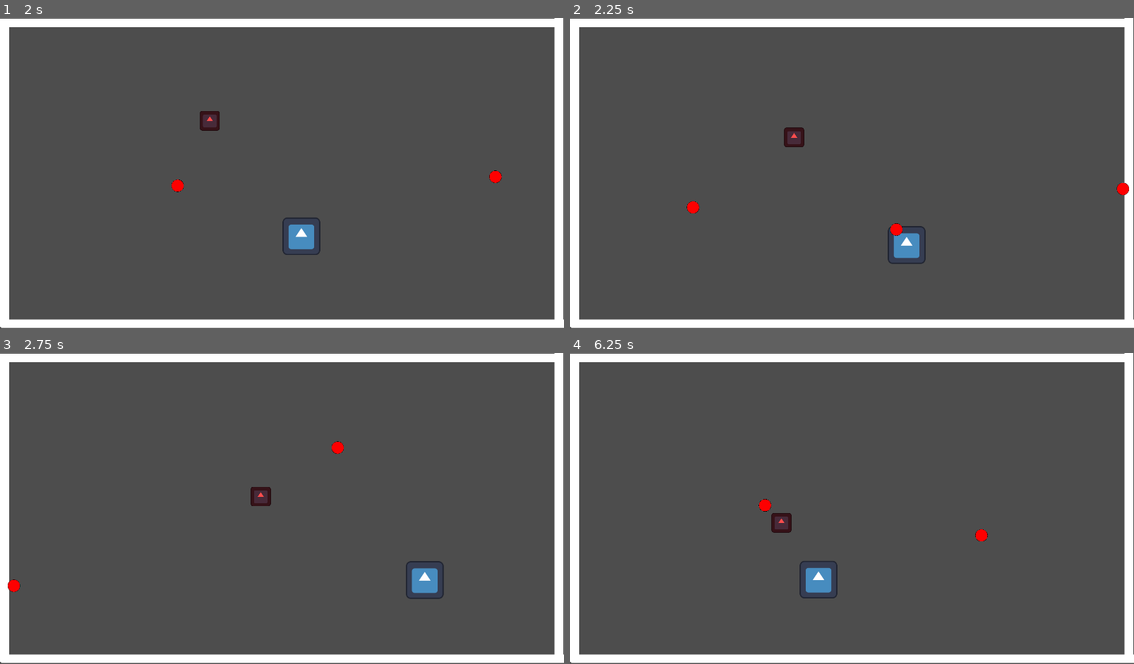
Above: before the commit, frames 1-4 (two rows, left to right).
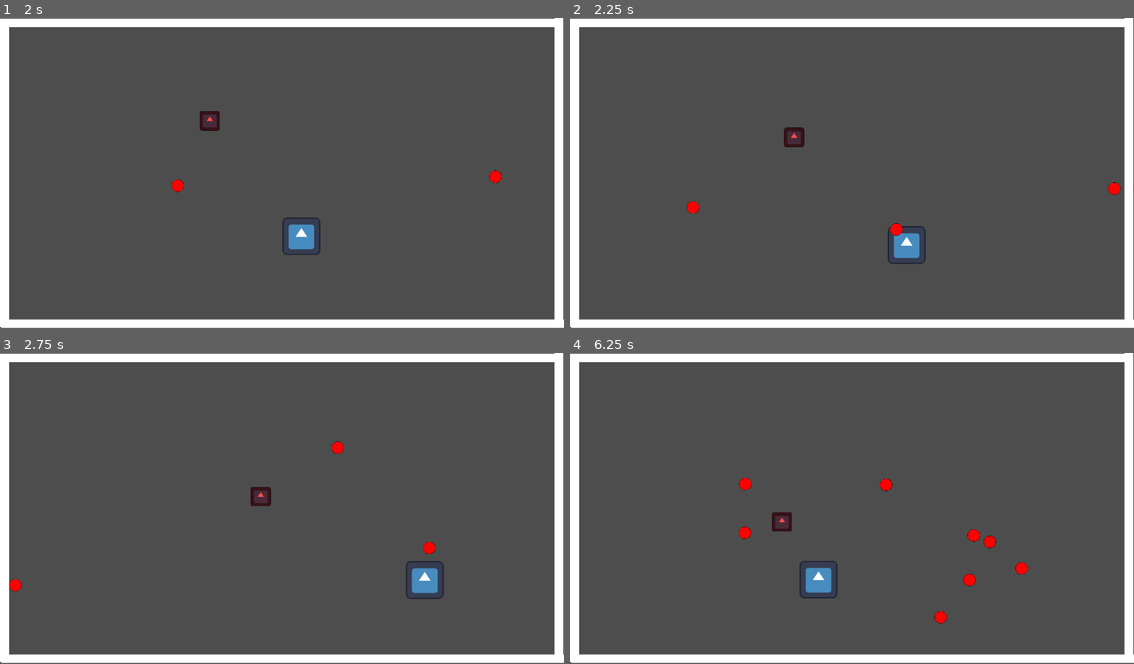
Above: after the commit, the same moments.

Repository: Krishlin/bouncybow
Game: Godot game, scene res://Scenes/MainScene.tscn
Same seed, same stepped clock (60 frames per second), same inputs: the game is played once before the commit and once after it. The engine's default icon, where the game draws it, is replaced by a stand-in: a white triangle on a blue panel in a dark square.
Inputs (mouse positions are in pixels of both pictures, inside the frame that each line leads up to):
- Up to frame 1 (2 s): move the mouse to (406, 157) at 0.52 s; hold D (right) 0.53-1.28 s; click (406, 157) at 0.67 s; move the mouse to (169, 189) at 1.27 s; hold S (down) from 1.28 s (still down); click (169, 189) at 1.42 s
- Up to frame 2 (2.25 s): move the mouse to (908, 105) at 2.02 s; release S (down) at 2.03 s; hold D (right) from 2.03 s (still down); click (908, 105) at 2.17 s
- Up to frame 3 (2.75 s): keep holding D (right)
- Up to frame 4 (6.25 s): move the mouse to (823, 570) at 2.77 s; release D (right) at 2.78 s; hold W (up) 2.78-3.53 s; click (823, 570) at 2.92 s; move the mouse to (1021, 555) at 3.52 s; hold A (left) 3.53-5.03 s; click (1021, 555) at 3.67 s; move the mouse to (682, 461) at 4.27 s; click (682, 461) at 4.42 s; move the mouse to (880, 508) at 5.02 s; hold S (down) 5.03-5.78 s; click (880, 508) at 5.17 s; move the mouse to (767, 430) at 5.77 s; hold D (right) from 5.78 s (still down); click (767, 430) at 5.92 s

Frame 1 is identical in both runs. In frame 2, 0.1% of the frame differs, in the area x 95-100%, y 52-57%; in frame 3, 0.1%; in frame 4, 0.7%, in the area x 29-82%, y 40-88%.

Commit message:
shooting and ball bouncing

Diff:
--- a/Scenes/ball.tscn
+++ b/Scenes/ball.tscn
@@ -6,7 +6,7 @@
 [sub_resource type="CircleShape2D" id="CircleShape2D_d60mj"]
 radius = 20.0
 
-[node name="Ball" type="Area2D" unique_id=1112319028]
+[node name="Ball" type="CharacterBody2D" unique_id=436300136]
 script = ExtResource("1_ij5cq")
 
 [node name="CollisionShape2D" type="CollisionShape2D" parent="." unique_id=1221871824]
--- a/Scripts/ball.gd
+++ b/Scripts/ball.gd
@@ -1,7 +1,9 @@
-extends Area2D
+extends CharacterBody2D
 
 var direction: Vector2 = Vector2.ZERO
 var speed: float = 800.0
 
-func _process(delta: float) -> void:
-	position += direction * speed * delta
+func _physics_process(delta: float) -> void:
+	var collision := move_and_collide(direction * speed * delta)
+	if collision:
+		direction = direction.bounce(collision.get_normal())
--- a/Scripts/player.gd
+++ b/Scripts/player.gd
@@ -25,6 +25,7 @@
 
 func spawn_bullet(pos: Vector2, direction: Vector2) -> void:
 	var instance = BULLET.instantiate()
+	instance.add_collision_exception_with(self)
 	get_tree().current_scene.add_child(instance)
 	instance.global_position = pos
 	instance.direction = direction
